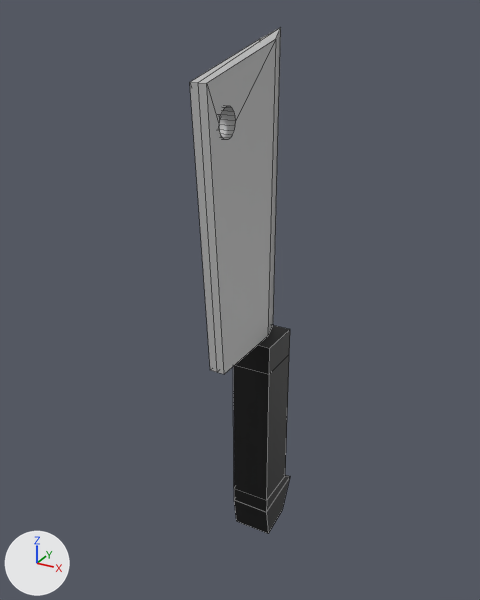
Before and after pictures for a commit that changed the FBX model IronChefUnity/Iron Chef/Assets/Models/cleaver.fbx.
The view is the same before and after, from a camera (50 mm lens) standing at (0.275, -0.462, 0.611) and looking at (0.029, -0.016, 0.388). Lighting does not change. The marker at lower left points along +X, +Y and +Z. Mesh edges are drawn as thin lines. Where no turn or scale is listed for an object, it has been applied to the vertices. Vertices at the same position are counted once.

The first picture shows 'Handle', 'blade'.
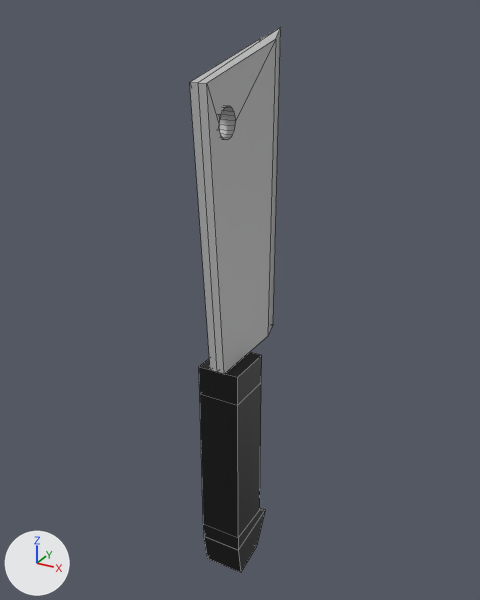
The newer file is also turned or shifted as a whole; pictures and numbers use the older file's frame.

Changed parts and their boxes (x1, y1, x2, y2) in the pictures (480 x 600 px):
'Handle', mesh moved: before (233, 325, 290, 533); after (199, 352, 265, 572)

What the commit changed:
me_mesh_001 has 22 vertices, 19 faces and spans x -0.018..0.018, y -0.005..0.049, z -0.034..0.173.
me_mesh_001 is used by ob_handle; location (0.0372, -0.0054, 0.1736).
me_mesh_001 part 1: the whole mesh is moved by (0.0, -0.056, 0.0).
